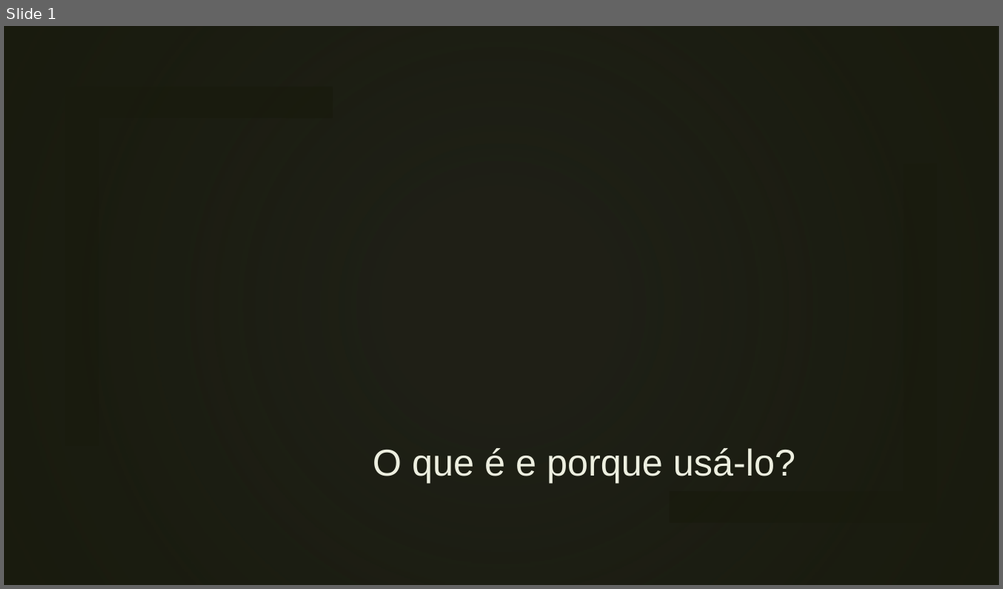
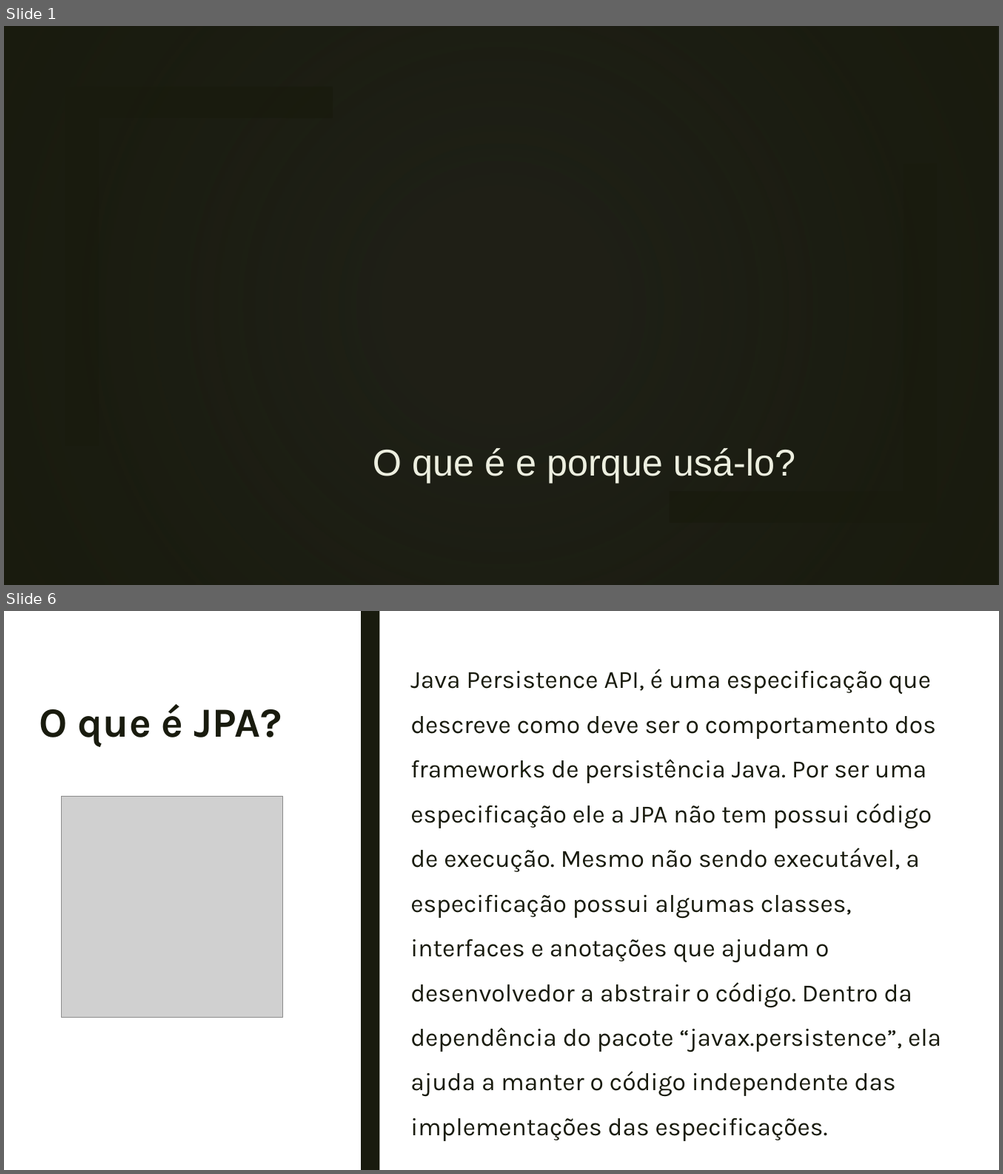
Before and after one commit to francielisabreu/BecaJava.hibernate, a slide deck: ppt_spring_jpa.pptx. Shown one above the other, each under a label of ours: slide 1 before the commit, slides 1 and 6 after it; the slides between them are not shown. The pictures are 1003x589 and 1003x1174 pixels, drawn with LibreOffice and Linux fonts; fonts in the diff are those of the drawing; grey boxes stand for pictures; background and template pictures are left out; a plain dark background stands for a picture behind light text. Boxes give left, top, right and bottom in pixels: in the first picture for what was removed or moved away, otherwise in the second. Text is boxed around its words. In the diff, an @@ line names an element or a change of style, - is before the commit and + after.

Commit message:
informação sobre implementação e especificação

```diff
--- a/ppt_spring_jpa.pptx
+++ b/ppt_spring_jpa.pptx
@@ slide 6 added at (x1=4, y1=611, x2=999, y2=1170), background #92D050 @@
@@ rectangle added at (x1=4, y1=611, x2=999, y2=1170), fill #FFFFFF @@
@@ rectangle added at (x1=42, y1=611, x2=62, y2=1170), fill #191B0E @@
@@ rectangle added at (x1=361, y1=611, x2=379, y2=1170), fill #191B0E @@
@@ text added at (x1=410, y1=669, x2=941, y2=1142), 24 pt, text #191B0E @@
+Java Persistence API, é uma especificação que descreve como deve ser o comportamento dos frameworks de persistência Java. Por ser uma especificação ele a JPA não tem possui código de execução. Mesmo não sendo executável, a especificação possui algumas classes, interfaces e anotações que ajudam o desenvolvedor a abstrair o código. Dentro da dependência do pacote “javax.persistence”, ela ajuda a manter o código independente das implementações das especificações.
@@ title added at (x1=40, y1=704, x2=282, y2=747), 40 pt, text #191B0E, bold @@
+O que é JPA?
@@ picture added at (x1=62, y1=797, x2=282, y2=1017) @@
```
Also in this commit, not shown: 5 slides changed, 1 other slide added.
